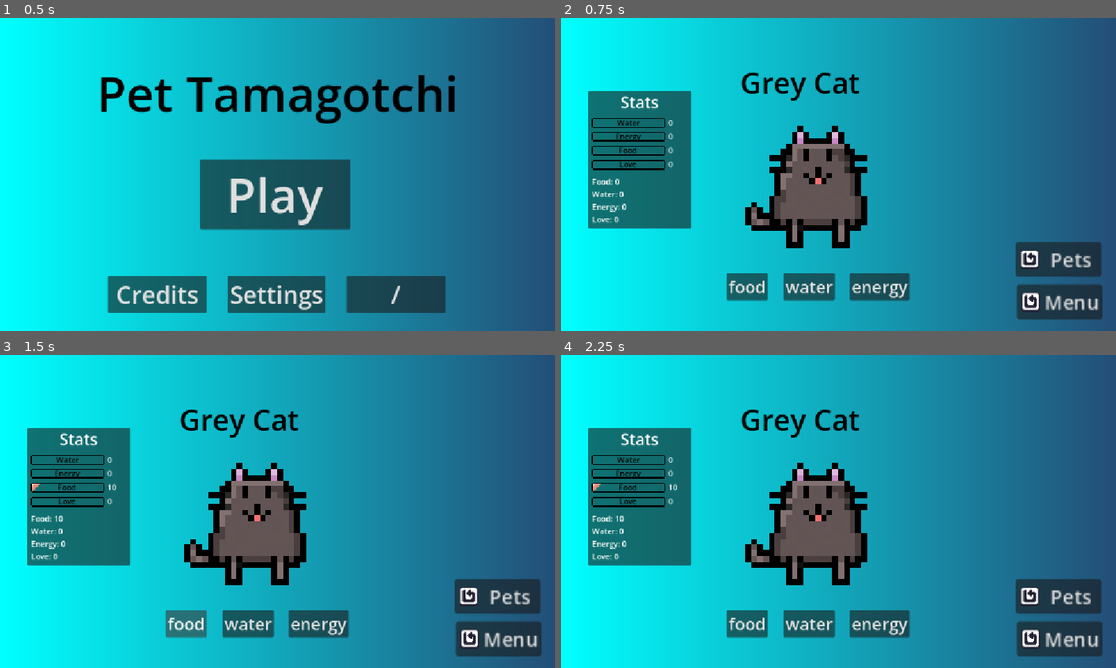
Above: before the commit, frames 1-4 (two rows, left to right).
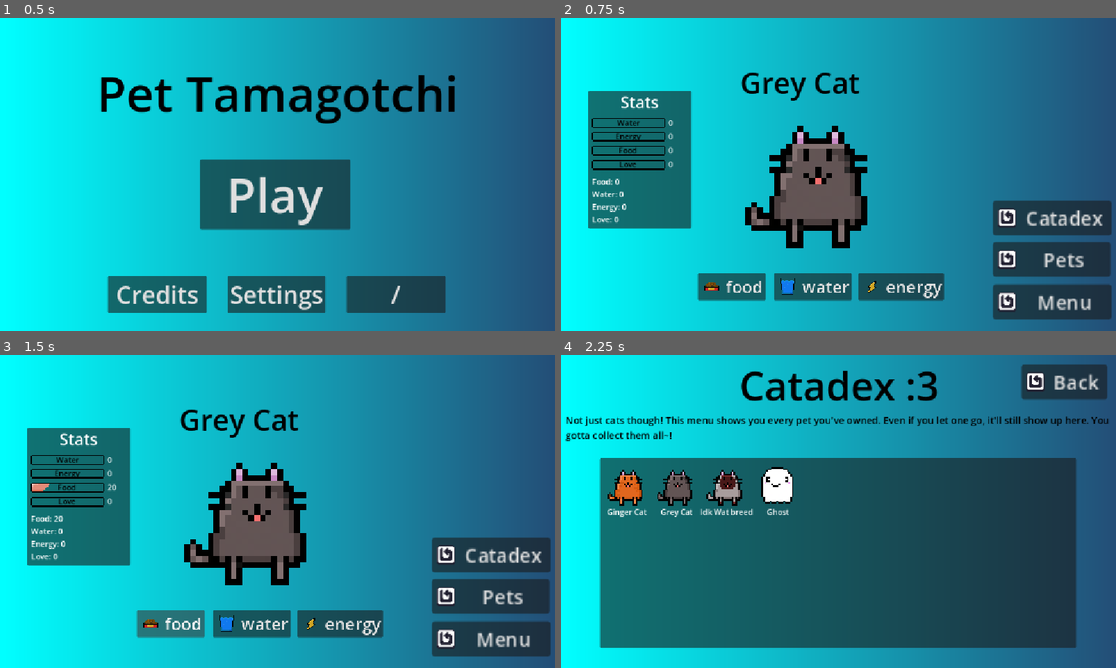
Above: after the commit, the same moments.

Repository: smallzdev/Tomagotchi-game
Game: Godot game, scene res://scenes/menus/main_menu.tscn
Same seed, same stepped clock (60 frames per second), same inputs: the game is played once before the commit and once after it.
Inputs (mouse positions are in pixels of both pictures, inside the frame that each line leads up to):
- Up to frame 1 (0.5 s): no input
- Up to frame 2 (0.75 s): click "Play" at 0.5 s
- Up to frame 3 (1.5 s): click "food" at 1.25 s
- Up to frame 4 (2.25 s): click (1054, 555) at 2 s, where only the run after the commit has a clickable "Catadex"

Frame 1 is identical in both runs. In frame 2, 7.0% of the frame differs, in the area x 24-100%, y 58-97%; in frame 3, 7.1%; in frame 4, 53%, in the area x 0-99%, y 2-97%.
Error after the commit: Cannot call method 'change_scene_to_file' on a null value. (res://scenes/menus/main_game_buttons.gd:46)

Commit message:
Food, energy, water symbols + more
Added food water and energy symbols as well as making a button to take you to the Catadex.

+more

Diff:
--- a/scenes/menus/main_game_buttons.gd
+++ b/scenes/menus/main_game_buttons.gd
@@ -19,13 +19,19 @@
 
 func _ready() -> void:
 	# button variables
+
+	# menu buttons
 	var petsButton = %petsButton
+	var catadexButton = %catadexButton
+
+	# food, water, energy
 	var foodButton = %foodButton
 	var waterButton = %waterButton
 	var energyButton = %energyButton
 
 	# when clicked it runs the functions
 	petsButton.pressed.connect(petsButton_pressed)
+	catadexButton.pressed.connect(catadexButton_pressed)
 	foodButton.pressed.connect(foodButton_pressed)
 	waterButton.pressed.connect(waterButton_pressed)
 	energyButton.pressed.connect(energyButton_pressed)
@@ -35,6 +41,9 @@
 # changes menu to the pet inventory thing
 func petsButton_pressed():
 	get_tree().change_scene_to_packed(petsMenu)
+
+func catadexButton_pressed():
+	get_tree().change_scene_to_file("res://scenes/menus/catadex.tscn")
 
 # Food, water, and energy
 # got the if statements written, now just needa fill it
@@ -51,6 +60,10 @@
 	elif Global.food >= 100:
 		print("food is more than 100")
 		Global.food = 100
+
+	# ill update to look cleaner later.
+	if Global.pet == 4:
+		petSprite.frame = 2
 	statUpdate()
 
 func waterButton_pressed():
--- a/scenes/menus/main_game_scene.tscn
+++ b/scenes/menus/main_game_scene.tscn
@@ -4,8 +4,11 @@
 [ext_resource type="Script" uid="uid://dhismqn5ngu3j" path="res://scripts/menu_button.gd" id="2_ttbmu"]
 [ext_resource type="Script" uid="uid://dfum1py7ro6qt" path="res://scenes/menus/main_game_buttons.gd" id="3_2yd1b"]
 [ext_resource type="Texture2D" uid="uid://tlvriaji08jr" path="res://Resources/InUse/ReusedAssets/cat.png" id="3_pgmow"]
+[ext_resource type="Texture2D" uid="uid://dwb4yjhxf0cu4" path="res://Resources/InUse/TamagotchiCustomAssets/food.png" id="4_3qooa"]
+[ext_resource type="Texture2D" uid="uid://dw61i515yloun" path="res://Resources/InUse/TamagotchiCustomAssets/water.png" id="5_06yng"]
 [ext_resource type="Texture2D" uid="uid://c4yyj5gwsqovb" path="res://Resources/InUse/ReusedAssets/cat3.png" id="5_a5mcm"]
 [ext_resource type="Script" uid="uid://dmqw6rtj7oams" path="res://scenes/menus/pet_sprite.gd" id="5_qmn8o"]
+[ext_resource type="Texture2D" uid="uid://bgp28b4ho7xhv" path="res://Resources/InUse/TamagotchiCustomAssets/energy.png" id="6_36xus"]
 [ext_resource type="Texture2D" uid="uid://b3kknikmix4mx" path="res://Resources/InUse/TamagotchiCustomAssets/pets/Ghost.png" id="6_j57ku"]
 [ext_resource type="Texture2D" uid="uid://bglbjo6m1ylc" path="res://Resources/InUse/TamagotchiCustomAssets/waterbar.png" id="6_m1d2h"]
 [ext_resource type="Texture2D" uid="uid://cym1hx6fs3wcd" path="res://Resources/InUse/TamagotchiCustomAssets/energybar.png" id="6_qh74j"]
@@ -65,7 +68,7 @@
 "duration": 1.0,
 "texture": SubResource("AtlasTexture_hbt6a")
 }],
-"loop": 1,
+"loop": 0,
 "name": &"ghost",
 "speed": 5.0
 }, {
@@ -345,9 +348,9 @@
 
 [node name="menuButton" type="Button" parent="." unique_id=77331852]
 unique_name_in_owner = true
-offset_left = 946.0
+offset_left = 897.0
 offset_top = 552.0
-offset_right = 1035.0
+offset_right = 1020.0
 offset_bottom = 588.0
 scale = Vector2(2, 2)
 theme_override_font_sizes/font_size = 20
@@ -357,9 +360,9 @@
 
 [node name="petsButton" type="Button" parent="." unique_id=639940516]
 unique_name_in_owner = true
-offset_left = 944.0
+offset_left = 897.0
 offset_top = 464.0
-offset_right = 1033.0
+offset_right = 1019.0
 offset_bottom = 500.0
 scale = Vector2(2, 2)
 theme_override_font_sizes/font_size = 20
@@ -367,32 +370,53 @@
 icon = ExtResource("1_582wh")
 script = ExtResource("3_2yd1b")
 
+[node name="catadexButton" type="Button" parent="." unique_id=1773348621]
+unique_name_in_owner = true
+offset_left = 897.0
+offset_top = 378.0
+offset_right = 1020.0
+offset_bottom = 414.0
+scale = Vector2(2, 2)
+theme_override_font_sizes/font_size = 20
+text = "Catadex"
+icon = ExtResource("1_582wh")
+script = ExtResource("3_2yd1b")
+
 [node name="foodButton" type="Button" parent="." unique_id=1158770600]
 unique_name_in_owner = true
-offset_left = 345.0
+texture_filter = 1
+offset_left = 285.0
 offset_top = 528.0
-offset_right = 430.0
+offset_right = 426.0
 offset_bottom = 585.0
 theme_override_font_sizes/font_size = 35
 text = "food"
-
-[node name="waterButton" type="Button" parent="." unique_id=689959799]
-unique_name_in_owner = true
-offset_left = 463.0
+icon = ExtResource("4_3qooa")
+expand_icon = true
+
+[node name="waterButton" type="Button" parent="." unique_id=2079921341]
+unique_name_in_owner = true
+texture_filter = 1
+offset_left = 443.0
 offset_top = 528.0
-offset_right = 569.0
+offset_right = 604.0
 offset_bottom = 585.0
 theme_override_font_sizes/font_size = 35
 text = "water"
-
-[node name="energyButton" type="Button" parent="." unique_id=514014471]
-unique_name_in_owner = true
-offset_left = 600.0
+icon = ExtResource("5_06yng")
+expand_icon = true
+
+[node name="energyButton" type="Button" parent="." unique_id=2012273327]
+unique_name_in_owner = true
+texture_filter = 1
+offset_left = 618.0
 offset_top = 528.0
-offset_right = 724.0
+offset_right = 795.0
 offset_bottom = 585.0
 theme_override_font_sizes/font_size = 35
 text = "energy"
+icon = ExtResource("6_36xus")
+expand_icon = true
 
 [node name="petSpriteTitle" type="Label" parent="." unique_id=1332177370]
 unique_name_in_owner = true
@@ -413,7 +437,7 @@
 unique_name_in_owner = true
 texture_filter = 1
 sprite_frames = SubResource("SpriteFrames_stm8k")
-animation = &"ginger cat"
+animation = &"ghost"
 
 [node name="CollisionShape2D" type="CollisionShape2D" parent="Area2D" unique_id=853786905]
 position = Vector2(-1.375, 1.166666)
--- a/scenes/menus/pet_sprite.gd
+++ b/scenes/menus/pet_sprite.gd
@@ -1,4 +1,6 @@
 extends Area2D
+
+@onready var petSprite = %PetSprite
 
 # stat label
 @onready var statText = %statTextLabel
@@ -34,6 +36,9 @@
 		elif Global.love > 90 and Global.love <= 100:
 			Global.love = 100
 			statUpdate()
+
+		if Global.pet == 4:
+			petSprite.animation = 1
 
 # when editing make sure to also update in main_game_buttons.gd
 func statUpdate():
Binary file added: Resources/InUse/TamagotchiCustomAssets/energy.png
Not shown, added: Resources/InUse/TamagotchiCustomAssets/energy.png.import
Binary file added: Resources/InUse/TamagotchiCustomAssets/food.png
Not shown, added: Resources/InUse/TamagotchiCustomAssets/food.png.import
Binary file added: Resources/InUse/TamagotchiCustomAssets/water.png
Not shown, added: Resources/InUse/TamagotchiCustomAssets/water.png.import
Not shown, added: Resources/InUse/TamagotchiCustomAssets/ArtCreationFiles/food-water-energy-icons.piskel
